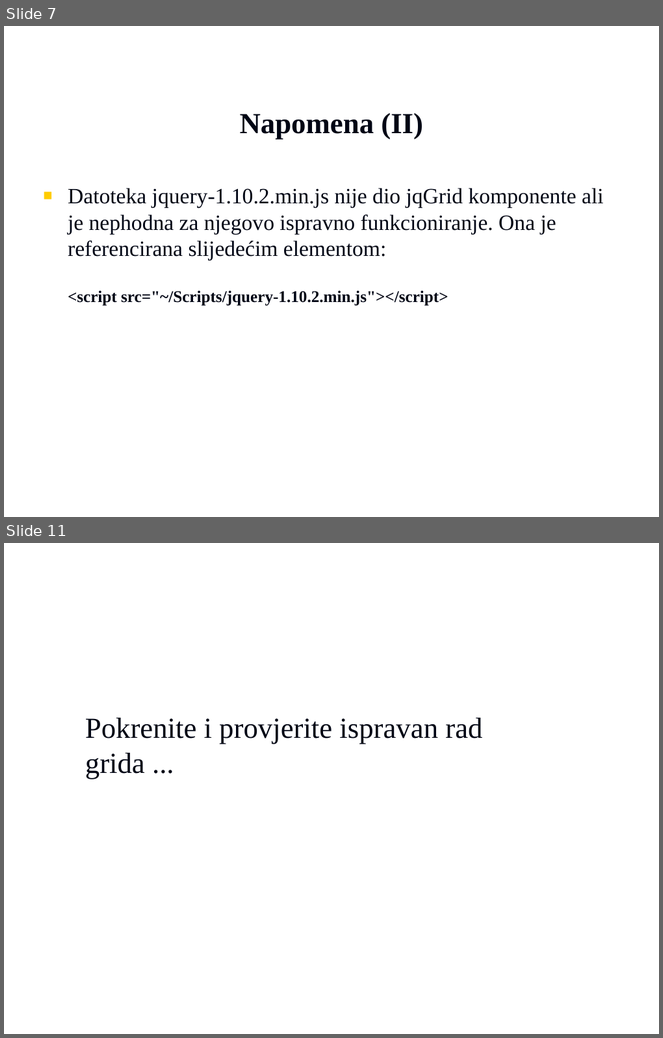
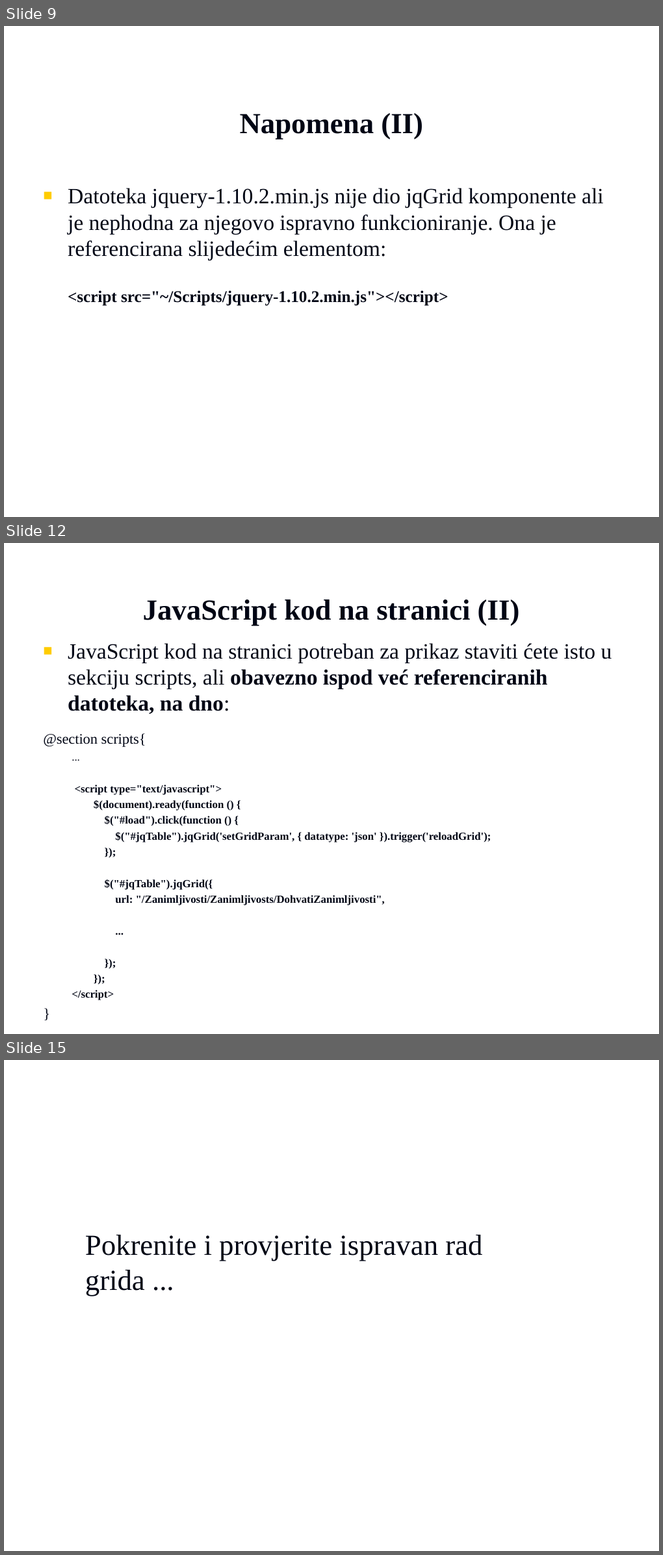
Before and after one commit to vzdesic/PZI, a slide deck: PPTs/18 MVC jqgrid.ppt. Shown one above the other, each under a label of ours: slides 7 and 11 before the commit, slides 9, 12 and 15 after it; the slides between them are not shown. The pictures are 663x1038 and 663x1555 pixels, drawn with LibreOffice and Linux fonts; fonts in the diff are those of the drawing; background and template pictures are left out. Boxes give left, top, right and bottom in pixels: in the first picture for what was removed or moved away, otherwise in the second. Text is boxed around its words. In the diff, an @@ line names an element or a change of style, - is before the commit and + after.

Commit message:
jqGrid update
vzdesic

```diff
--- a/PPTs/18 MVC jqgrid.ppt
+++ b/PPTs/18 MVC jqgrid.ppt
@@ slide 12 added at box(4, 543, 659, 1034), background picture (left out) @@
@@ title added at box(143, 600, 520, 626), 32 pt, text #000514, bold @@
+JavaScript kod na stranici (II)
@@ text added at box(43, 643, 612, 1001), 12 pt, text #000514, bold @@
+■ JavaScript kod na stranici potreban za prikaz staviti ćete isto u sekciju scripts, ali obavezno ispod već referenciranih datoteka, na dno:
+@section scripts{
+  ...
+  <script type="text/javascript">
+  $(document).ready(function () {
+  $("#load").click(function () {
+  $("#jqTable").jqGrid('setGridParam', { datatype: 'json' }).trigger('reloadGrid');
+  });
+  $("#jqTable").jqGrid({
+  url: "/Zanimljivosti/Zanimljivosts/DohvatiZanimljivosti",
+  ...
+  });
+  });
+  </script>
+}
@@ what was slide 7 is now slide 9 @@
@@ what was slide 11 is now slide 15 @@
```
Also in this commit, not shown: 3 slides changed, 3 other slides added, 1 other file.
